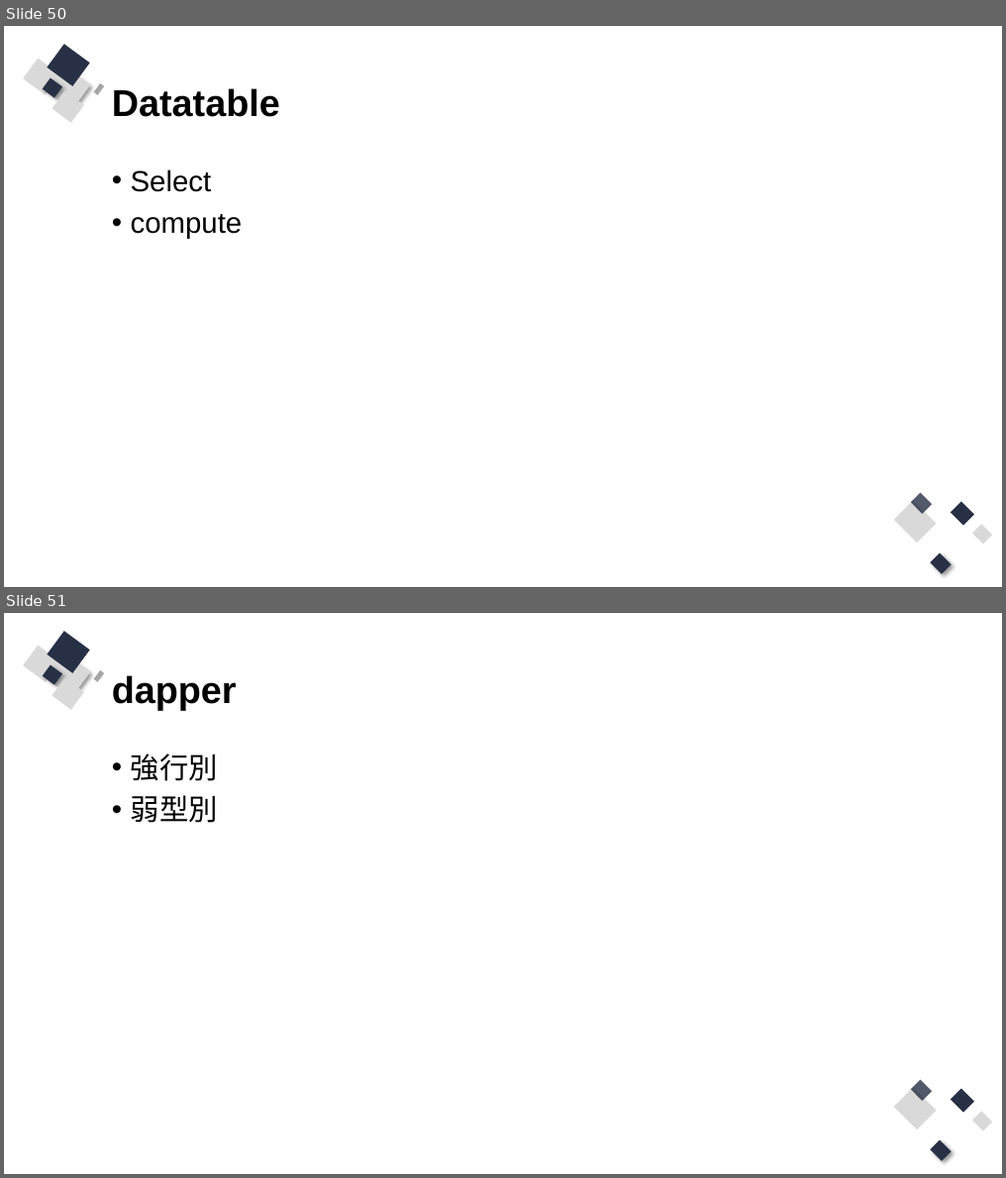
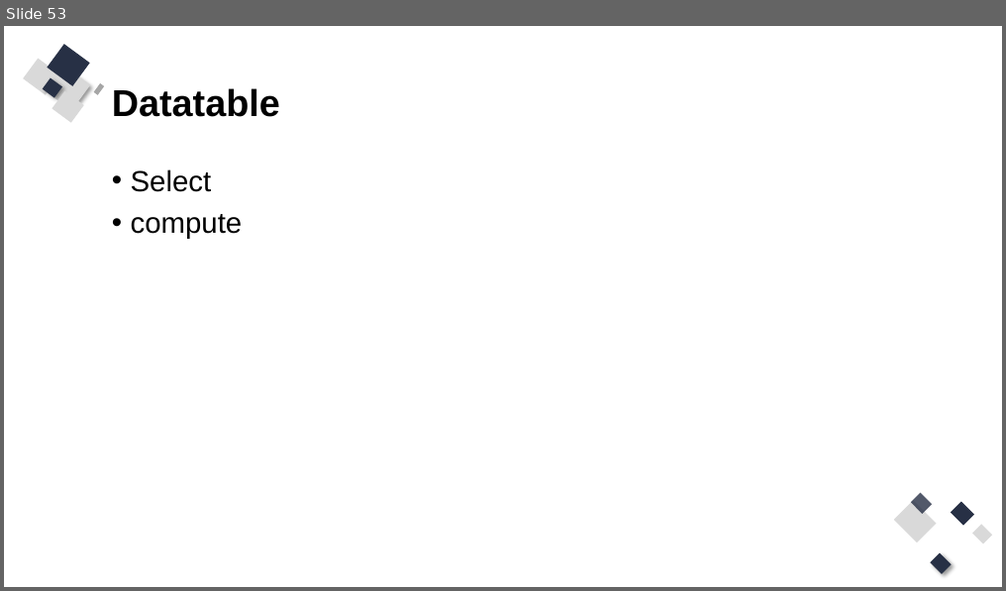
Before and after one commit to Q81JIAXIONG/-, a slide deck: 投影片/3.網站程式與資料庫溝通、互動.pptx. Shown one above the other, each under a label of ours: slides 50 and 51 before the commit, slide 53 after it. The pictures are 1006x1178 and 1006x591 pixels, drawn with LibreOffice and Linux fonts; fonts in the diff are those of the drawing. Boxes give left, top, right and bottom in pixels: in the first picture for what was removed or moved away, otherwise in the second. Text is boxed around its words. In the diff, an @@ line names an element or a change of style, - is before the commit and + after.

```diff
--- a/投影片/3.網站程式與資料庫溝通、互動.pptx
+++ b/投影片/3.網站程式與資料庫溝通、互動.pptx
@@ slide 51 removed at (4, 613, 1002, 1174), background #FFFFFF; not listed: 13 template elements that a slide beside it also shows @@
@@ title removed at (112, 675, 237, 710) @@
-dapper
@@ text removed at (131, 754, 218, 823) @@
-• 強行別
-• 弱型別
@@ what was slide 50 is now slide 53 @@
```
Also in this commit, not shown: 2 slides changed, 3 slides added, 2 other slides removed, 8 other files.
